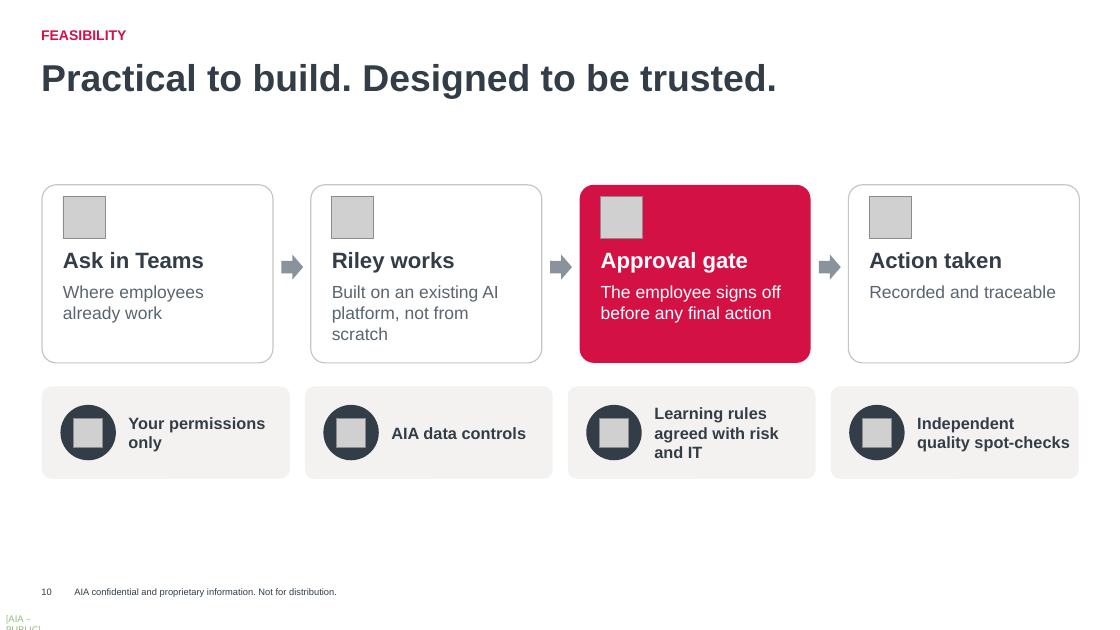
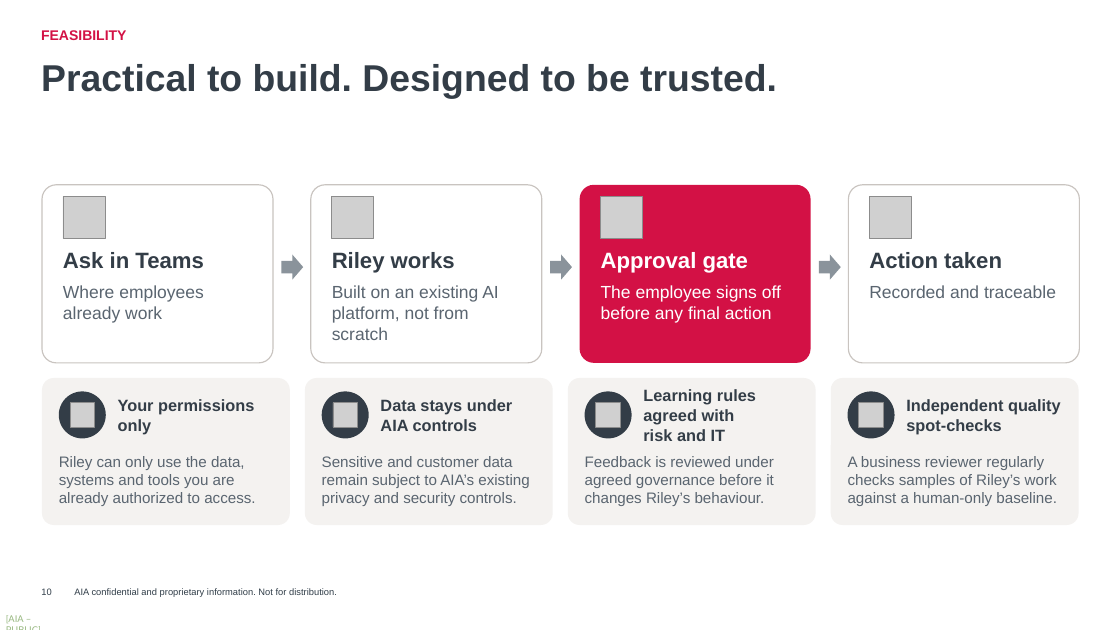
Before and after one commit to harrysokool/playground, a slide deck: slide 10 of ppt/group_inno_award/Riley_Submission_Deck_Opus.pptx. Drawn at 1120x630 pixels with LibreOffice and Linux fonts; fonts in the diff are those of the drawing; grey boxes stand for pictures; background and template pictures are left out. Boxes give left, top, right and bottom in pixels: in the first picture for what was removed or moved away, otherwise in the second. Text is boxed around its words. In the diff, an @@ line names an element or a change of style, - is before the commit and + after.

Commit message:
update ppt

```diff
--- a/ppt/group_inno_award/Riley_Submission_Deck_Opus.pptx
+++ b/ppt/group_inno_award/Riley_Submission_Deck_Opus.pptx
@@ rounded rectangle: place and size @@
-rounded rectangle at [42,386,290,479]
+rounded rectangle at [42,378,290,525]
@@ text "Your permissions only": place and size @@
-text "Your permissions only" at [128,417,265,452]
+text "Your permissions only" at [118,399,254,435]
@@ rounded rectangle: place and size @@
-rounded rectangle at [305,386,553,479]
+rounded rectangle at [305,378,553,525]
@@ proportions changed in 4 elements at [42,378,290,525], [831,378,1079,525], [305,378,553,525], [568,378,816,525] @@
@@ rounded rectangle: place and size @@
-rounded rectangle at [568,386,816,479]
+rounded rectangle at [568,378,816,525]
@@ text at [643,389,756,441]: text changed @@
-Learning rules agreed with risk and IT
+Learning rules
+agreed with
+risk and IT
@@ rounded rectangle: place and size @@
-rounded rectangle at [831,386,1079,479]
+rounded rectangle at [831,378,1079,525]
@@ text "Independent quality spot-checks": place and size @@
-text "Independent quality spot-checks" at [917,417,1069,452]
+text "Independent quality spot-checks" at [906,399,1061,435]
@@ ellipse: place and size @@
-ellipse at [60,405,116,460]
+ellipse at [59,392,106,439]
@@ picture: place and size @@
-picture at [74,418,103,447]
+picture at [70,402,94,427]
@@ ellipse: place and size @@
-ellipse at [323,405,379,460]
+ellipse at [322,392,369,439]
@@ picture: place and size @@
-picture at [337,418,365,447]
+picture at [333,402,357,427]
@@ text at [380,399,512,431]: text changed @@
-AIA data controls
+Data stays under AIA controls
@@ ellipse: place and size @@
-ellipse at [586,405,642,460]
+ellipse at [585,392,632,439]
@@ picture: place and size @@
-picture at [600,418,628,447]
+picture at [596,402,620,427]
@@ ellipse: place and size @@
-ellipse at [849,405,905,460]
+ellipse at [848,392,895,439]
@@ picture: place and size @@
-picture at [863,418,891,447]
+picture at [859,402,883,427]
@@ text added at [59,456,255,506], 13 pt, text #5A6570 @@
+Riley can only use the data, systems and tools you are already authorized to access.
@@ text added at [322,456,529,506], 13 pt, text #5A6570 @@
+Sensitive and customer data remain subject to AIA’s existing privacy and security controls.
@@ text added at [585,456,774,506], 13 pt, text #5A6570 @@
+Feedback is reviewed under agreed governance before it changes Riley’s behaviour.
@@ text added at [848,456,1057,506], 13 pt, text #5A6570 @@
+A business reviewer regularly checks samples of Riley’s work against a human-only baseline.
```
Also in this commit, not shown: 1 other slide changed.
